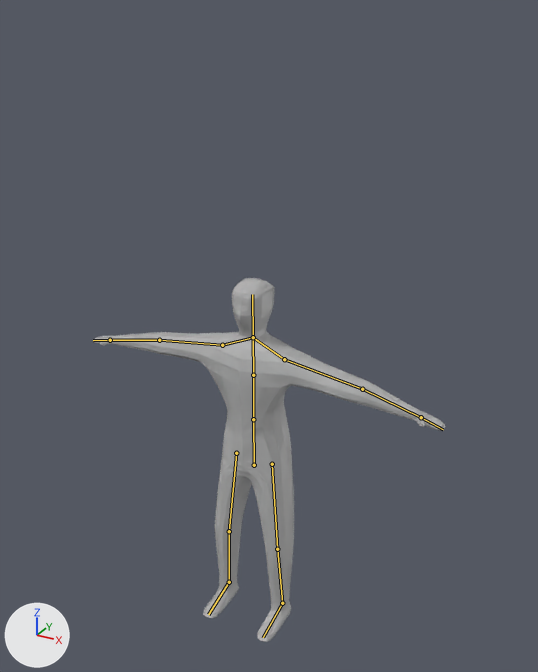
The Blender file Assets/modelo/PLAYER1.blend: old version first, new version second.
Before and after are seen from a 50 mm camera at (8.44, -14.53, 15.89) aimed at (0.18, 0.48, 8.38). Arrows for +X, +Y and +Z are at lower left; the lights stay in place. The bones that bend it are drawn over the model as lines.
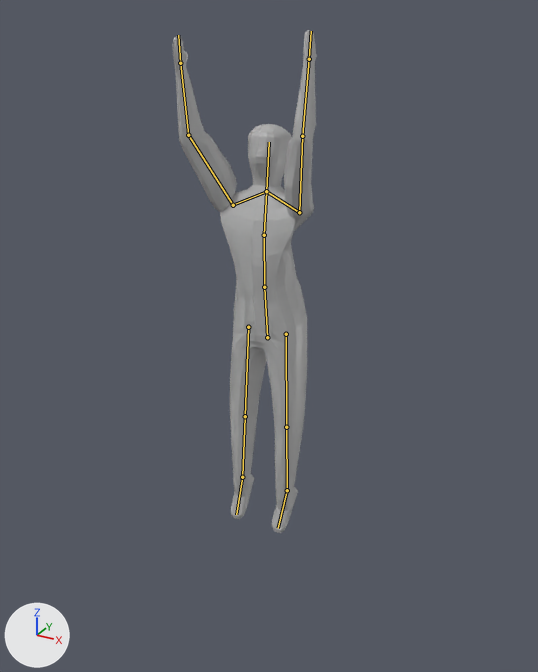
The newer file adds an action. The first version stands in its rest pose; the second is drawn at frame 9 of the action 'Armature.001Action'.

Location of each change, (x1, y1, x2, y2) in pixels of the pictures (538 x 672 px):
'Cube', posed (59% narrower, 38% taller): before (93, 278, 445, 642); after (173, 30, 317, 533)
bone 'ROOOT', root to tip: before (254, 465) to (253, 419); after (267, 337) to (264, 287)
bone 'SPINE1', root to tip: before (253, 419) to (253, 375); after (264, 287) to (264, 235)
bone 'SPINE2', root to tip: before (253, 375) to (253, 337); after (264, 235) to (266, 191)
bone 'UPPERARM.L', root to tip: before (284, 359) to (362, 389); after (299, 212) to (302, 136)
bone 'LOWERAM.L', root to tip: before (362, 389) to (421, 417); after (302, 136) to (309, 59)
bone 'UPPERARM.R', root to tip: before (222, 345) to (159, 340); after (233, 205) to (188, 135)
bone 'LOWERAM.R', root to tip: before (159, 340) to (110, 340); after (188, 135) to (180, 63)

The change in detail:
Bone 'ROOOT' (bone_rooot) moves from (0.0, 0.0, 0.0) to (0.1, 3.5, -0.56).
Bone 'ROOOT' (bone_rooot) turns from (0, 0, 0) to (4, 1, 2) degrees about its own x, y and z.
Bone 'SPINE1' (bone_spine1) turns from (0, 0, 0) to (-5, 0, 0) degrees about its own x, y and z.
Bone 'SPINE2' (bone_spine2) turns from (0, 0, 0) to (-7, 0, 0) degrees about its own x, y and z.
Bone 'UPPERARM.L' (bone_upperarm_l) moves from (0.0, 0.0, 0.0) to (0.03, 0.0, 0.02).
Bone 'UPPERARM.L' (bone_upperarm_l) turns from (0, 0, 0) to (142, -33, -72) degrees about its own x, y and z.
Bone 'LOWERAM.L' (bone_loweram_l) turns from (0, 0, 0) to (36, -36, -12) degrees about its own x, y and z.
Bone 'UPPERARM.R' (bone_upperarm_r) moves from (0.0, 0.0, 0.0) to (0.03, -0.01, -0.02).
Bone 'UPPERARM.R' (bone_upperarm_r) turns from (0, 0, 0) to (136, 33, 72) degrees about its own x, y and z.
Bone 'LOWERAM.R' (bone_loweram_r) turns from (0, 0, 0) to (21, 38, 15) degrees about its own x, y and z.
Bone 'IKTARGET.L' (bone_iktarget_l) moves from (0.0, 0.0, 0.0) to (0.05, 0.47, 1.71).
Bone 'IKTARGET.L' (bone_iktarget_l) turns from (0, 0, 0) to (-62, 6, 2) degrees about its own x, y and z.
Bone 'IKTARGET.R' (bone_iktarget_r) moves from (0.0, 0.0, 0.0) to (-0.05, 0.5, 1.55).
Bone 'IKTARGET.R' (bone_iktarget_r) turns from (0, 0, 0) to (-63, 4, -1) degrees about its own x, y and z.
